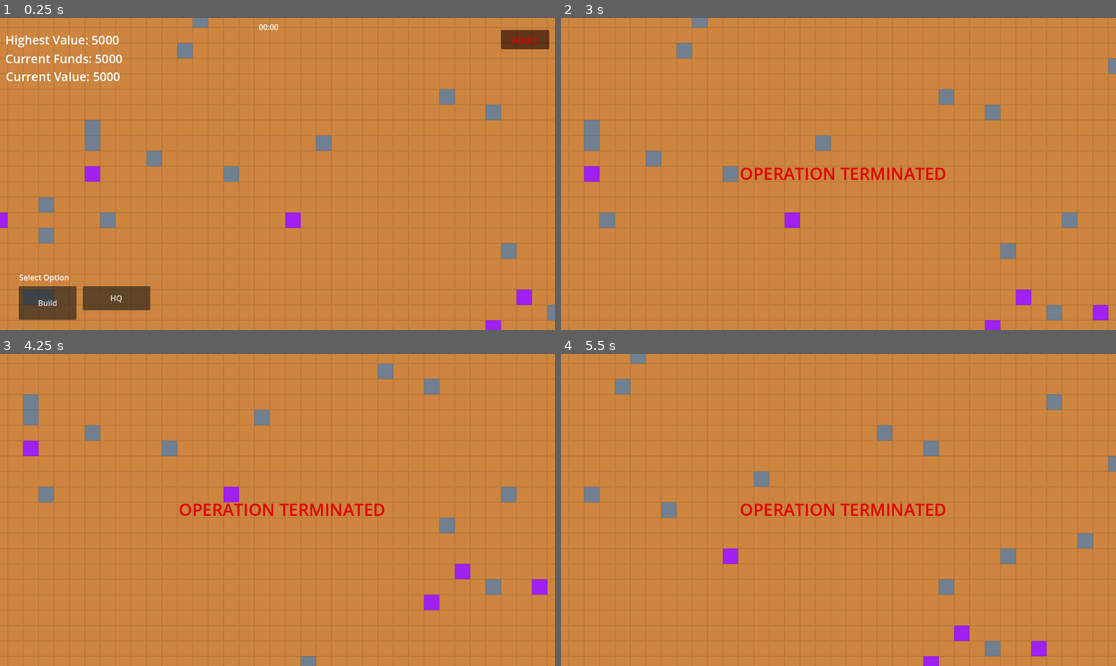
Above: before the commit, frames 1-4 (two rows, left to right).
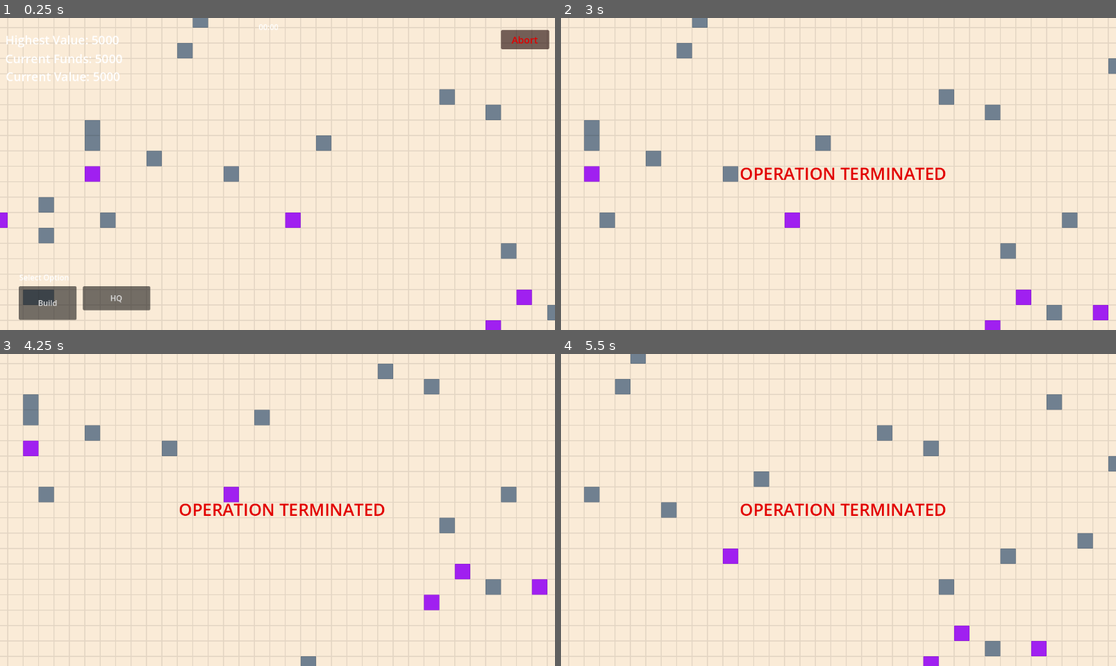
Above: after the commit, the same moments.

Repository: dwlee0802/BusinessTD
Game: Godot game, scene res://Scenes/game.tscn
The game is run twice, just before and just after one commit, with the same random seed, the same clock (stepped at 60 frames per second) and the same inputs.
Inputs (mouse positions are in pixels of both pictures, inside the frame that each line leads up to):
- Up to frame 1 (0.25 s): no input
- Up to frame 2 (3 s): click "Build" at 0.5 s; click "Abort" at 1.25 s; click "Confirm" at 2 s; tap Enter at 2.75 s; move the mouse to (960, 158) at 2.77 s; hold D from 2.78 s (still down); click (960, 158) at 2.92 s
- Up to frame 3 (4.25 s): tap Space at 3.5 s; move the mouse to (166, 525) at 3.52 s; release D at 3.53 s; hold S from 3.53 s (still down)
- Up to frame 4 (5.5 s): tap Enter at 4.25 s; move the mouse to (894, 441) at 4.27 s; release S at 4.28 s; hold D 4.28-5.03 s; tap Space at 5 s; move the mouse to (810, 572) at 5.02 s; hold W from 5.03 s (still down); click (810, 572) at 5.17 s

The runs differ from the first frame. In frame 1, 97% of the frame differs, in the area x 0-100%, y 0-100%; in frame 2, 97%; in frame 3, 97%; in frame 4, 98%.

Commit message:
Improved damage popup to be more satisfying.

Diff:
--- a/Scenes/DamagePopup.gd
+++ b/Scenes/DamagePopup.gd
@@ -5,14 +5,10 @@
 var offset: int = 10
 
 func _ready():
-	position += Vector2(randf_range(-1, 1), randf_range(-1, 1)) * offset
+	position += Vector2(randf_range(-1, 1) * offset, randf_range(-1, 1))
+	position += Vector2(-50, -25)
 
 
 # Called every frame. 'delta' is the elapsed time since the previous frame.
 func _process(delta):
-	if lifespan < 0:
-		queue_free()
-
-	lifespan -= delta
-
-	position = position + Vector2(0, -8 * delta)
+	position = position + Vector2(0, -12 * delta)
--- a/Scenes/damage_popup.tscn
+++ b/Scenes/damage_popup.tscn
@@ -1,17 +1,94 @@
-[gd_scene load_steps=2 format=3 uid="uid://ca5ot2cm7pgeo"]
+[gd_scene load_steps=5 format=3 uid="uid://ca5ot2cm7pgeo"]
 
 [ext_resource type="Script" path="res://Scenes/DamagePopup.gd" id="1_bqnwc"]
 
-[node name="DamagePopup" type="RichTextLabel"]
-modulate = Color(0.278431, 0.0392157, 0, 1)
+[sub_resource type="Animation" id="Animation_v6ifl"]
+resource_name = "popup"
+length = 0.75
+step = 0.05
+tracks/0/type = "value"
+tracks/0/imported = false
+tracks/0/enabled = true
+tracks/0/path = NodePath(".:scale")
+tracks/0/interp = 1
+tracks/0/loop_wrap = true
+tracks/0/keys = {
+"times": PackedFloat32Array(0, 0.1, 0.2),
+"transitions": PackedFloat32Array(1, 1, 1),
+"update": 0,
+"values": [Vector2(1, 1), Vector2(1.5, 1.5), Vector2(1, 1)]
+}
+tracks/1/type = "value"
+tracks/1/imported = false
+tracks/1/enabled = true
+tracks/1/path = NodePath(".:self_modulate")
+tracks/1/interp = 1
+tracks/1/loop_wrap = true
+tracks/1/keys = {
+"times": PackedFloat32Array(0.55, 0.75),
+"transitions": PackedFloat32Array(1, 1),
+"update": 0,
+"values": [Color(1, 1, 1, 1), Color(1, 1, 1, 0)]
+}
+tracks/2/type = "method"
+tracks/2/imported = false
+tracks/2/enabled = true
+tracks/2/path = NodePath("..")
+tracks/2/interp = 1
+tracks/2/loop_wrap = true
+tracks/2/keys = {
+"times": PackedFloat32Array(0.75),
+"transitions": PackedFloat32Array(1),
+"values": [{
+"args": [],
+"method": &"queue_free"
+}]
+}
+
+[sub_resource type="Animation" id="Animation_uq22n"]
+length = 0.001
+tracks/0/type = "value"
+tracks/0/imported = false
+tracks/0/enabled = true
+tracks/0/path = NodePath(".:scale")
+tracks/0/interp = 1
+tracks/0/loop_wrap = true
+tracks/0/keys = {
+"times": PackedFloat32Array(0),
+"transitions": PackedFloat32Array(1),
+"update": 0,
+"values": [Vector2(1, 1)]
+}
+
+[sub_resource type="AnimationLibrary" id="AnimationLibrary_ho4ay"]
+_data = {
+"RESET": SubResource("Animation_uq22n"),
+"popup": SubResource("Animation_v6ifl")
+}
+
+[node name="Marker2D" type="Marker2D"]
+
+[node name="DamagePopup" type="RichTextLabel" parent="."]
 texture_filter = 1
-offset_right = 68.0
+anchors_preset = 8
+anchor_left = 0.5
+anchor_top = 0.5
+anchor_right = 0.5
+anchor_bottom = 0.5
+offset_right = 100.0
 offset_bottom = 50.0
-pivot_offset = Vector2(30, 25)
+grow_horizontal = 2
+grow_vertical = 2
+pivot_offset = Vector2(50, 25)
 theme_override_font_sizes/bold_font_size = 36
 bbcode_enabled = true
-text = "[b]100[/b]"
+text = "[center][b]100[/b][/center]"
 fit_content = true
 script = ExtResource("1_bqnwc")
 
 [node name="AnimationPlayer" type="AnimationPlayer" parent="."]
+root_node = NodePath("../DamagePopup")
+autoplay = "popup"
+libraries = {
+"": SubResource("AnimationLibrary_ho4ay")
+}
--- a/Scenes/game.gd
+++ b/Scenes/game.gd
@@ -263,7 +263,6 @@
 func MakeDamagePopup(where, amount, color = Color.DARK_RED):
 	var newPopup =damagePopupScene.instantiate()
 	newPopup.position = where
-	newPopup.text = "[font_size={25}]" + str(amount) + "[/font_size]"
 	newPopup.modulate = color
 	add_child(newPopup)
 
--- a/Scenes/tile.gd
+++ b/Scenes/tile.gd
@@ -31,7 +31,7 @@
 	elif isSlowDown:
 		get_node("Sprite2D").modulate = Color.SLATE_GRAY
 	else:
-		get_node("Sprite2D").modulate = Color.PERU
+		get_node("Sprite2D").modulate = Color.ANTIQUE_WHITE
 
 
 func _to_string():
